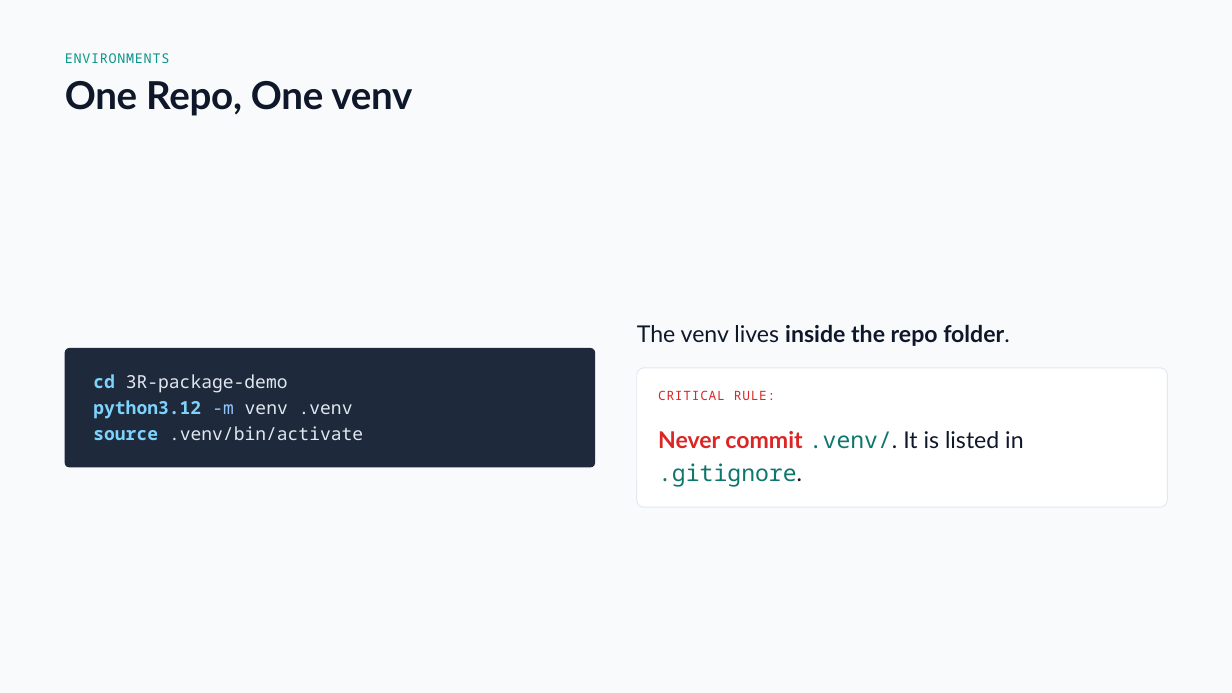
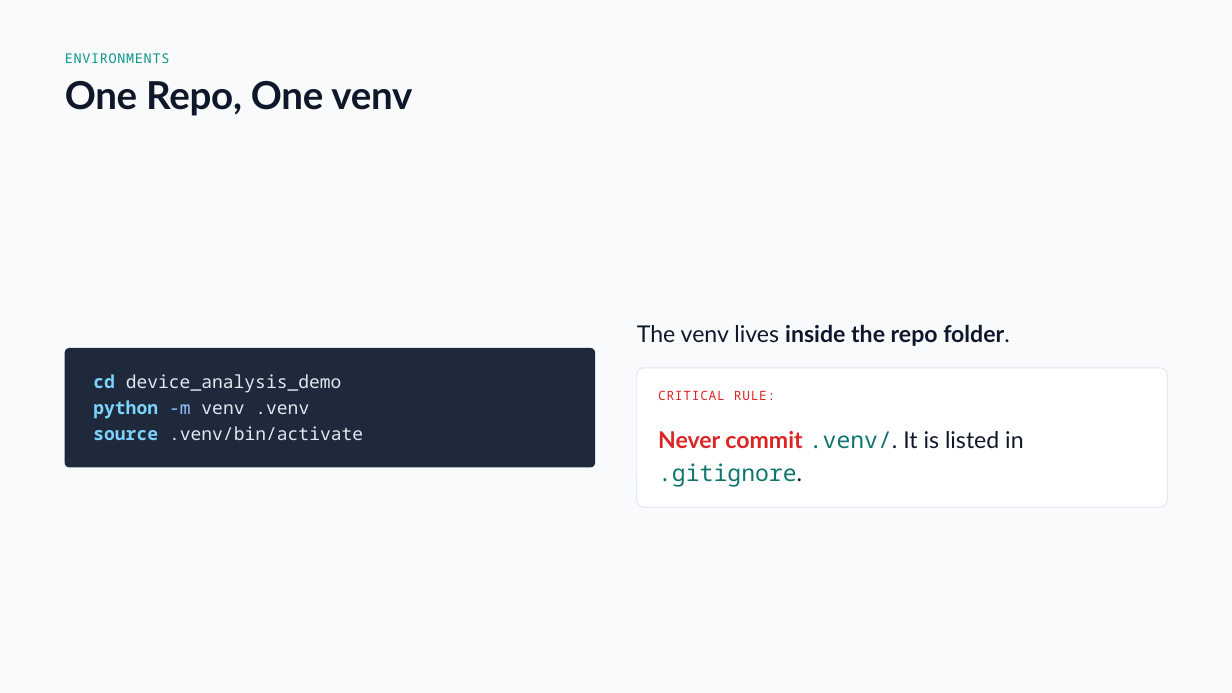
Before and after one commit to drweihungpan-lab/3R-teaching, a slide deck: slide 12 of materials/slides/session-2.pptx (slide 10 before the commit). Drawn at 1232x693 pixels with LibreOffice and Linux fonts; fonts in the diff are those of the drawing. Boxes give left, top, right and bottom in pixels: in the first picture for what was removed or moved away, otherwise in the second. Text is boxed around its words. In the diff, an @@ line names an element or a change of style, - is before the commit and + after.

```diff
--- a/materials/slides/session-2.pptx
+++ b/materials/slides/session-2.pptx
@@ text at (93,374,342,393): text changed @@
-cd 3R-package-demo
+cd device_analysis_demo
@@ text at (93,400,309,419): text changed; text colour #7DD3FC to #E2E8F0 @@
-python3.12 -m venv .venv
+python -m venv .venv
```
Also in this commit, not shown: 9 other slides changed, 18 slides added, 10 slides removed, 2 other files.
